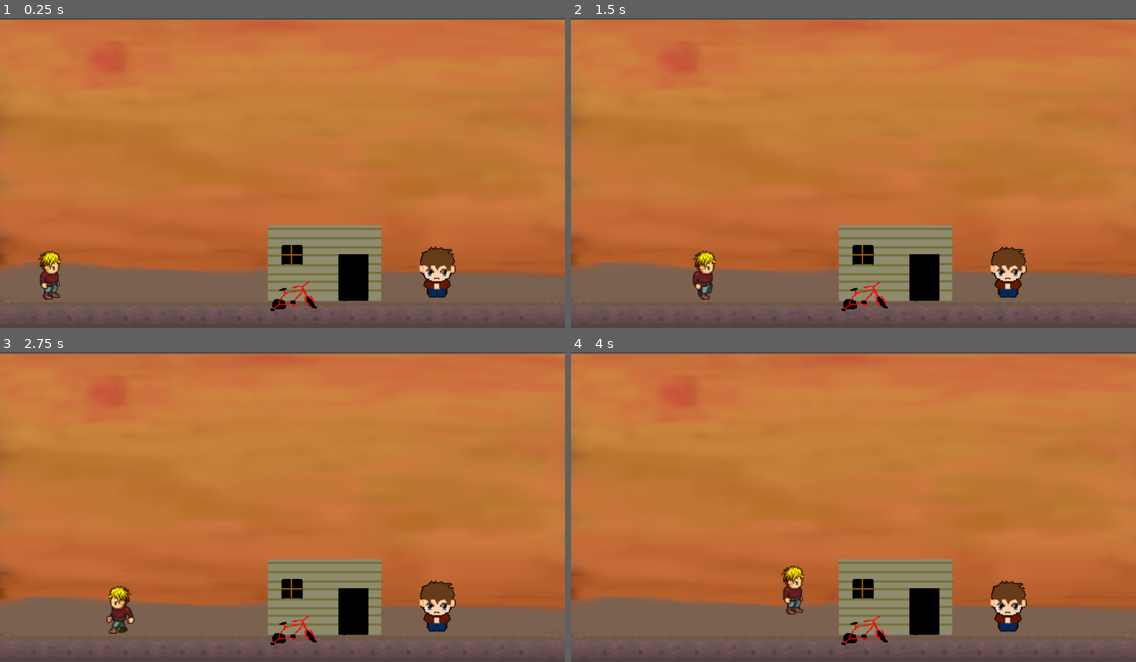
Above: before the commit, frames 1-4 (two rows, left to right).
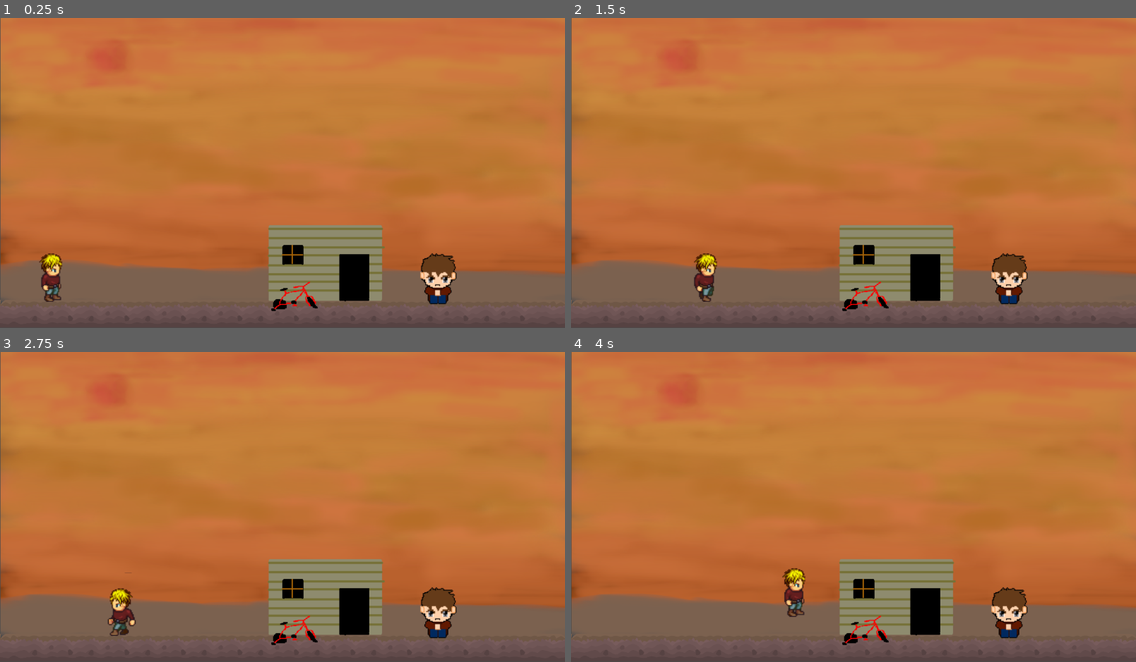
Above: after the commit, the same moments.

Repository: tonyjiang02/WhatHappenedHereBad
Game: Godot game, scene res://DustBowlScene.tscn
Same seed, same stepped clock (60 frames per second), same inputs: the game is played once before the commit and once after it. The project has no main scene, so this scene is started directly.
Inputs:
- Up to frame 1 (0.25 s): no input
- Up to frame 2 (1.5 s): tap Enter at 0.5 s; hold F 0.53-1.28 s; hold Right (ui_right) from 0.53 s (still down); tap Up (ui_up) at 0.77 s; tap C at 0.8, 1.35 s
- Up to frame 3 (2.75 s): tap Up (ui_up) at 1.52 s; tap F at 1.55 s; release Right (ui_right) at 2.03 s; hold Left (ui_left) from 2.03 s (still down); hold F from 2.03 s (still down); tap C at 2.3 s
- Up to frame 4 (4 s): release Left (ui_left) at 2.78 s; release F at 2.78 s; hold Right (ui_right) from 2.78 s (still down); tap C at 2.85, 3.8 s; tap Up (ui_up) at 3.02, 3.77 s; tap F at 3.05 s; hold F from 3.53 s (still down)

The runs differ from the first frame. In frame 1, 2.5% of the frame differs, in the area x 0-100%, y 0-95%; in frame 2, 2.5%; in frame 3, 2.5%; in frame 4, 2.5%.

Commit message:
stuff

Diff:
--- a/DustBowlScene.gd
+++ b/DustBowlScene.gd
@@ -7,24 +7,40 @@
 signal enter_house
 var nextToHouse = false
 var nextToMuley = false
-# Called when the node enters the scene tree for the first time.
+var talkingToMuley = false
+var file = File.new()
+var dict = {}
+var dialogue_counter = 1
+var ignoreinputs = false
 func _ready():
-	pass # Replace with function body.
-
-# Called every frame. 'delta' is the elapsed time since the previous frame.
-#func _process(delta):
-#	pass
+	if global.pos1:
+		$Player.position = global.pos1
+	$DialogueBox.hide()
+	file.open("res://textfiles/dialogueMuley.json", file.READ)
+	var text = file.get_as_text()
+	var result = JSON.parse(text)
+	dict = result.result
+	file.close()
 func _process(delta):
 	_get_Message()
-
+	global.pos1 = $Player.position
 func _input(e):
-	if Input.is_key_pressed(KEY_F):
+	if !ignoreinputs:
+		$Timer.start()
+	if Input.is_key_pressed(KEY_F) and !ignoreinputs:
 		if nextToHouse:
 			emit_signal("enter_house")
 			print("enter house")
+			get_tree().change_scene("res://InsideMuleyGravesHouse.tscn")
 		if nextToMuley:
 			emit_signal("talk_muley")
 			print("talk_muley")
+			_display_next_dialogue()
+			talkingToMuley = true
+	if Input.is_key_pressed(KEY_C) and !ignoreinputs:
+		if talkingToMuley:
+			_display_next_dialogue()
+	ignoreinputs = true
 func _get_Message():
 	var distanceToMuley = $MuleyGraves.position.distance_to($Player.position)
 	var distanceToHouse = $DustBowlHouse.position.distance_to($Player.position)
@@ -36,3 +52,21 @@
 		$Label.text = "PRESS F TO TALK TO MULEY"
 		nextToHouse = false
 		nextToMuley = true
+
+func _display_next_dialogue():
+	if dict.has(str(dialogue_counter)):
+		$DialogueBox.clear()
+		$DialogueBox.show()
+		var display_text = dict[str(dialogue_counter)].content
+		var speaker = dict[str(dialogue_counter)].name
+		$DialogueBox.add_text(speaker + " : " + display_text)
+		dialogue_counter+=1
+	else:
+		dialogue_counter = 1
+		$DialogueBox.hide()
+		$DialogueBox.clear()
+		talkingToMuley = false
+
+
+func _on_Timer_timeout():
+	ignoreinputs = false
--- a/DustBowlScene.tscn
+++ b/DustBowlScene.tscn
@@ -6,28 +6,33 @@
 [ext_resource path="res://DustBowlHouse.tscn" type="PackedScene" id=4]
 [ext_resource path="res://Player.tscn" type="PackedScene" id=5]
 [ext_resource path="res://MuleyGraves.tscn" type="PackedScene" id=6]
+[ext_resource path="res://Oswald[wght].ttf" type="DynamicFontData" id=7]
+
+[sub_resource type="DynamicFont" id=1]
+font_data = ExtResource( 7 )
 
 [node name="MainScene" type="Node2D"]
+position = Vector2( 2, 0 )
 script = ExtResource( 1 )
 
 [node name="background" type="Sprite" parent="."]
-position = Vector2( 641.359, 355.873 )
+position = Vector2( 640, 352 )
 scale = Vector2( 0.799685, 0.77051 )
 texture = ExtResource( 2 )
 
 [node name="TileMap" type="TileMap" parent="."]
 tile_set = ExtResource( 3 )
 format = 1
-tile_data = PoolIntArray( 655360, 0, 0, 655361, 1, 0, 655362, 2, 0, 655363, 1, 0, 655364, 2, 0, 655365, 1, 0, 655366, 2, 0, 655367, 1, 0, 655368, 2, 0, 655369, 1, 0, 655370, 2, 0, 655371, 1, 0, 655372, 2, 0, 655373, 1, 0, 655374, 2, 0, 655375, 1, 0, 655376, 2, 0, 655377, 1, 0, 655378, 2, 0, 655379, 3, 0 )
+tile_data = PoolIntArray( 720894, 1, 0, 720895, 1, 0, 655360, 0, 0, 655361, 1, 0, 655362, 2, 0, 655363, 1, 0, 655364, 2, 0, 655365, 1, 0, 655366, 2, 0, 655367, 1, 0, 655368, 2, 0, 655369, 1, 0, 655370, 2, 0, 655371, 1, 0, 655372, 2, 0, 655373, 1, 0, 655374, 2, 0, 655375, 1, 0, 655376, 2, 0, 655377, 1, 0, 655378, 2, 0, 655379, 3, 0, 655380, 1, 0, 655381, 1, 0 )
 
 [node name="DustBowlHouse" parent="." instance=ExtResource( 4 )]
 position = Vector2( 744.656, 565.38 )
 
 [node name="Player" parent="." instance=ExtResource( 5 )]
-position = Vector2( 117.849, 576 )
+position = Vector2( 118.742, 580.764 )
 
 [node name="MuleyGraves" parent="." instance=ExtResource( 6 )]
-position = Vector2( 992, 588.189 )
+position = Vector2( 992, 603.169 )
 scale = Vector2( 0.8, 0.8 )
 
 [node name="Label" type="Label" parent="."]
@@ -35,3 +40,15 @@
 margin_top = 661.0
 margin_right = 706.0
 margin_bottom = 696.0
+
+[node name="DialogueBox" type="RichTextLabel" parent="."]
+margin_left = 328.0
+margin_top = 118.0
+margin_right = 997.0
+margin_bottom = 331.0
+custom_fonts/normal_font = SubResource( 1 )
+
+[node name="Timer" type="Timer" parent="."]
+wait_time = 0.3
+autostart = true
+[connection signal="timeout" from="Timer" to="." method="_on_Timer_timeout"]
--- a/GroundTileset.tres
+++ b/GroundTileset.tres
@@ -9,34 +9,34 @@
 [ext_resource path="res://Textures/ground/ground2.png" type="Texture" id=7]
 [ext_resource path="res://Textures/ground/groundright.png" type="Texture" id=8]
 
-[sub_resource type="ConvexPolygonShape2D" id=9]
+[sub_resource type="ConvexPolygonShape2D" id=1]
 points = PoolVector2Array( -32, 32, -32, -32, 32, -32, 32, 32, 32, 32, 32, 32, 32, 32 )
 
-[sub_resource type="ConvexPolygonShape2D" id=10]
+[sub_resource type="ConvexPolygonShape2D" id=2]
 points = PoolVector2Array( -32, -32, -32, -32, 32, -32, 32, 32, -32, 32 )
 
-[sub_resource type="ConvexPolygonShape2D" id=13]
+[sub_resource type="ConvexPolygonShape2D" id=3]
 points = PoolVector2Array( -32, -32, 32, -32, 32, 32, -32, 32 )
 
-[sub_resource type="ConvexPolygonShape2D" id=14]
+[sub_resource type="ConvexPolygonShape2D" id=4]
 points = PoolVector2Array( -32, -32, 32, -32, 32, 32, -32, 32, -32, -32 )
 
-[sub_resource type="ConvexPolygonShape2D" id=11]
+[sub_resource type="ConvexPolygonShape2D" id=5]
 points = PoolVector2Array( -32, -32, 32, -32, 32, 32, -32, 32 )
 
-[sub_resource type="ConvexPolygonShape2D" id=12]
+[sub_resource type="ConvexPolygonShape2D" id=6]
 points = PoolVector2Array( -32, -32, 32, -32, 32, 32, -32, 32, -32, -32 )
-
-[sub_resource type="ConvexPolygonShape2D" id=5]
-points = PoolVector2Array( -8, -8, 8, -8, 8, 8, -8, 8 )
-
-[sub_resource type="ConvexPolygonShape2D" id=6]
-points = PoolVector2Array( -16, -16, 16, -16, 16, 16, -16, 16 )
 
 [sub_resource type="ConvexPolygonShape2D" id=7]
 points = PoolVector2Array( -8, -8, 8, -8, 8, 8, -8, 8 )
 
 [sub_resource type="ConvexPolygonShape2D" id=8]
+points = PoolVector2Array( -16, -16, 16, -16, 16, 16, -16, 16 )
+
+[sub_resource type="ConvexPolygonShape2D" id=9]
+points = PoolVector2Array( -8, -8, 8, -8, 8, 8, -8, 8 )
+
+[sub_resource type="ConvexPolygonShape2D" id=10]
 points = PoolVector2Array( -8, -8, 8, -8, 8, 8, -8, 8 )
 
 [resource]
--- /dev/null
+++ b/InsideMuleyGravesHouse.gd
@@ -0,0 +1,12 @@
+extends Node2D
+
+# Declare member variables here. Examples:
+# var a = 2
+# var b = "text"
+
+# Called when the node enters the scene tree for the first time.
+func _ready():
+	pass # Replace with function body.
+func _input(e):
+	if Input.is_key_pressed(KEY_F):
+		get_tree().change_scene("res://DustBowlScene.tscn")
--- a/InsideMuleyGravesHouse.tscn
+++ b/InsideMuleyGravesHouse.tscn
@@ -1,19 +1,21 @@
-[gd_scene load_steps=4 format=2]
+[gd_scene load_steps=5 format=2]
 
-[ext_resource path="res://GroundTileset.tres" type="TileSet" id=1]
-[ext_resource path="res://sprites/other sprites/muley graves artwork.png" type="Texture" id=2]
-[ext_resource path="res://Player.tscn" type="PackedScene" id=3]
+[ext_resource path="res://InsideMuleyGravesHouse.gd" type="Script" id=1]
+[ext_resource path="res://GroundTileset.tres" type="TileSet" id=2]
+[ext_resource path="res://sprites/other sprites/muley graves artwork.png" type="Texture" id=3]
+[ext_resource path="res://Player.tscn" type="PackedScene" id=4]
 
 [node name="Node2D" type="Node2D"]
+script = ExtResource( 1 )
 
 [node name="TileMap" type="TileMap" parent="."]
-tile_set = ExtResource( 1 )
+tile_set = ExtResource( 2 )
 format = 1
 tile_data = PoolIntArray( 0, 8, 0, 1, 8, 0, 2, 8, 0, 3, 8, 0, 4, 8, 0, 5, 8, 0, 6, 8, 0, 7, 8, 0, 8, 8, 0, 9, 8, 0, 10, …(2963 unchanged characters)…
 
 [node name="muley graves artwork" type="Sprite" parent="."]
 position = Vector2( 605.333, 318.529 )
-texture = ExtResource( 2 )
+texture = ExtResource( 3 )
 
 [node name="Label" type="Label" parent="."]
 margin_left = 510.0
@@ -23,6 +25,11 @@
 text = "The Loves of My Life: a painting
 "
 
-[node name="Player" parent="." instance=ExtResource( 3 )]
+[node name="Player" parent="." instance=ExtResource( 4 )]
 position = Vector2( 319.9, 417.364 )
 scale = Vector2( 1.2, 1.2 )
+
+[node name="Timer" type="Timer" parent="."]
+wait_time = 0.5
+autostart = true
+[connection signal="timeout" from="Timer" to="." method="_on_Timer_timeout"]
--- a/MuleyGraves.tscn
+++ b/MuleyGraves.tscn
@@ -16,8 +16,3 @@
 [node name="CollisionShape2D" type="CollisionShape2D" parent="."]
 position = Vector2( -2.47958, -12.3979 )
 shape = SubResource( 1 )
-
-[node name="Label" type="Label" parent="."]
-margin_left = 69.0
-margin_top = -83.0
-margin_right = 400.0
--- /dev/null
+++ b/OrchardScene.tscn
@@ -0,0 +1,21 @@
+[gd_scene load_steps=4 format=2]
+
+[ext_resource path="res://GroundTileset.tres" type="TileSet" id=1]
+[ext_resource path="res://sprites/other sprites/orchard background.png" type="Texture" id=2]
+[ext_resource path="res://Player.tscn" type="PackedScene" id=3]
+
+[node name="Node2D" type="Node2D"]
+
+[node name="TileMap" type="TileMap" parent="."]
+position = Vector2( 639.701, 361.603 )
+tile_set = ExtResource( 1 )
+format = 1
+tile_data = PoolIntArray( 393205, 12, 0, 393206, 12, 0, 393207, 12, 0, 393208, 12, 0, 393209, 12, 0, 393210, 12, 0, 393211, 12, 0, 393212, 12, 0, 393213, 12, 0, 393214, 12, 0, 393215, 12, 0, 327680, 12, 0, 327681, 12, 0, 327682, 12, 0, 327683, 12, 0, 327684, 12, 0, 327685, 12, 0, 327686, 12, 0, 327687, 12, 0, 327688, 12, 0, 327689, 12, 0, 327690, 12, 0 )
+
+[node name="orchard background" type="Sprite" parent="."]
+position = Vector2( 640, 352.802 )
+scale = Vector2( 1, 0.975551 )
+texture = ExtResource( 2 )
+
+[node name="Player" parent="." instance=ExtResource( 3 )]
+position = Vector2( 48, 608 )
--- a/Player.tscn
+++ b/Player.tscn
@@ -51,7 +51,7 @@
 hframes = 9
 
 [node name="CollisionShape2D" type="CollisionShape2D" parent="."]
-position = Vector2( -2.15092, 12.1886 )
+position = Vector2( -2.76264, 7.09091 )
 shape = SubResource( 1 )
 
 [node name="AnimationPlayer" type="AnimationPlayer" parent="."]
--- /dev/null
+++ b/StartScene.gd
@@ -0,0 +1,11 @@
+extends Node2D
+
+# Declare member variables here. Examples:
+# var a = 2
+# var b = "text"
+
+# Called when the node enters the scene tree for the first time.
+func _ready():
+	$Button.connect("pressed", self, "button_toggled")
+func button_toggled():
+	get_tree().change_scene("res://DustBowlScene.tscn")
--- /dev/null
+++ b/StartScene.tscn
@@ -0,0 +1,33 @@
+[gd_scene load_steps=5 format=2]
+
+[ext_resource path="res://StartScene.gd" type="Script" id=1]
+[ext_resource path="res://Textures/background.png" type="Texture" id=2]
+[ext_resource path="res://futuretimesplitters.tres" type="DynamicFont" id=3]
+[ext_resource path="res://TextFont2.tres" type="DynamicFont" id=4]
+
+[node name="Node2D" type="Node2D"]
+script = ExtResource( 1 )
+
+[node name="background" type="Sprite" parent="."]
+position = Vector2( 797.899, 452.202 )
+texture = ExtResource( 2 )
+
+[node name="Label" type="Label" parent="."]
+anchor_left = 0.5
+anchor_top = 0.5
+anchor_right = 0.5
+anchor_bottom = 0.5
+margin_left = 298.383
+margin_top = 178.383
+margin_right = 1068.38
+margin_bottom = 304.383
+custom_fonts/font = ExtResource( 3 )
+text = "What Happened Here....?"
+
+[node name="Button" type="Button" parent="."]
+margin_left = 439.0
+margin_top = 400.0
+margin_right = 768.0
+margin_bottom = 500.0
+custom_fonts/font = ExtResource( 4 )
+text = "Start"
--- /dev/null
+++ b/TextFont.tres
@@ -0,0 +1,7 @@
+[gd_resource type="DynamicFont" load_steps=2 format=2]
+
+[ext_resource path="res://Oswald[wght].ttf" type="DynamicFontData" id=1]
+
+[resource]
+size = 68
+font_data = ExtResource( 1 )
--- /dev/null
+++ b/TextFont2.tres
@@ -0,0 +1,7 @@
+[gd_resource type="DynamicFont" load_steps=2 format=2]
+
+[ext_resource path="res://Oswald[wght].ttf" type="DynamicFontData" id=1]
+
+[resource]
+size = 48
+font_data = ExtResource( 1 )
--- /dev/null
+++ b/futuretimesplitters.tres
@@ -0,0 +1,7 @@
+[gd_resource type="DynamicFont" load_steps=2 format=2]
+
+[ext_resource path="res://Future TimeSplitters.otf" type="DynamicFontData" id=1]
+
+[resource]
+size = 120
+font_data = ExtResource( 1 )
--- /dev/null
+++ b/global.gd
@@ -0,0 +1,9 @@
+extends Node
+# position in DustBowlScene
+var pos1
+# position in MuleyGravesHouse
+var pos2
+# position in ...
+var pos3
+func _ready():
+	pass
--- a/project.godot
+++ b/project.godot
@@ -18,6 +18,10 @@
 config/name="What Happened Here"
 config/icon="res://icon.png"
 
+[autoload]
+
+global="*res://global.gd"
+
 [display]
 
 window/size/width=1280
--- a/text files/dialogue.json
+++ /dev/null
@@ -1,4 +0,0 @@
-{
-    "1": {"name":"MuleyGraves","content":"I'm Muley Graves. Been 'round here long time."},
-    "2": {"name":"Main","content": "Long time eh?"}
-}
--- /dev/null
+++ b/textfiles/dialogueMuley.json
@@ -0,0 +1,11 @@
+{
+    "1": {"name":"Wanderer","content": "Where is everyone"},
+    "2": {"name":"Muley Graves","content":"Gone. Everybody. Gone. Nothin' left. Just me. An' you, I guess."},
+    "3": {"name":"Wanderer","content":"Where they gone off to?"},
+    "4": {"name":"Muley Graves","content":"California. Out West. Herded like sheep I say. Herded like sheep"},
+    "5": {"name":"Wanderer","content":"Don't blame 'em. This place don't exactly look like paradise."},
+    "6": {"name":"Muley Graves","content":"Dust comin' up an' spoilin' ever'thing so a man didn't get enough crop to plug up an ant's ass. An' ever'body got bills at the grocery. \n\nYou know how it is. Well, the folks that owns the lan' says, We can't afford to keep no tenants.So they bring' in 'em men with tractors n push us off. All 'cept me, an' by God I ain't goin'. \n\nFunny eh? A man who walks on his lan' is the lan' n' owns the lan'. But a man who don’t walk on the lan' is a servan' of his own property."},
+    "7": {"name":"Muley Graves","content":"There's something about the land. Owning the land and feeling well when the land is doing well and feeling down when the land start to dry up and shrivel. Something 'bout feelin' the rain come down on your skin and feel it sinkin' into the crevices in the dirt. A man is something with his land, something strong, something human. Me, now, I'm prey. I'm just a weasel."},
+    "8": {"name":"Wanderer","content":"Your fambly?"},
+    "9": {"name":"Muley Graves","content":"Gone. My wife an' the kids an' her brother all took an' went to California. They wasn't nothin' to eat. They wasn't as mad as me, so they went. They wasn't nothin' to eat here"}
+}
--- /dev/null
+++ b/textfontdialogue.tres
@@ -0,0 +1,3 @@
+[gd_resource type="DynamicFontData" format=2]
+
+[resource]
Not shown: 1 places in DustBowlScene.tscn that only renumber resources
Binary file added: Future TimeSplitters.otf
Not shown: 10 places in GroundTileset.tres that only renumber resources
Binary file added: Oswald[wght].ttf
Binary file added: PressStart2P.ttf
Binary file changed: sprites/other sprites/muley graves artwork.png
Binary file added: sprites/other sprites/orchard background.png
Not shown, added: sprites/other sprites/orchard background.png.import
Not shown, added: photoshopfiles/orchard.psd
